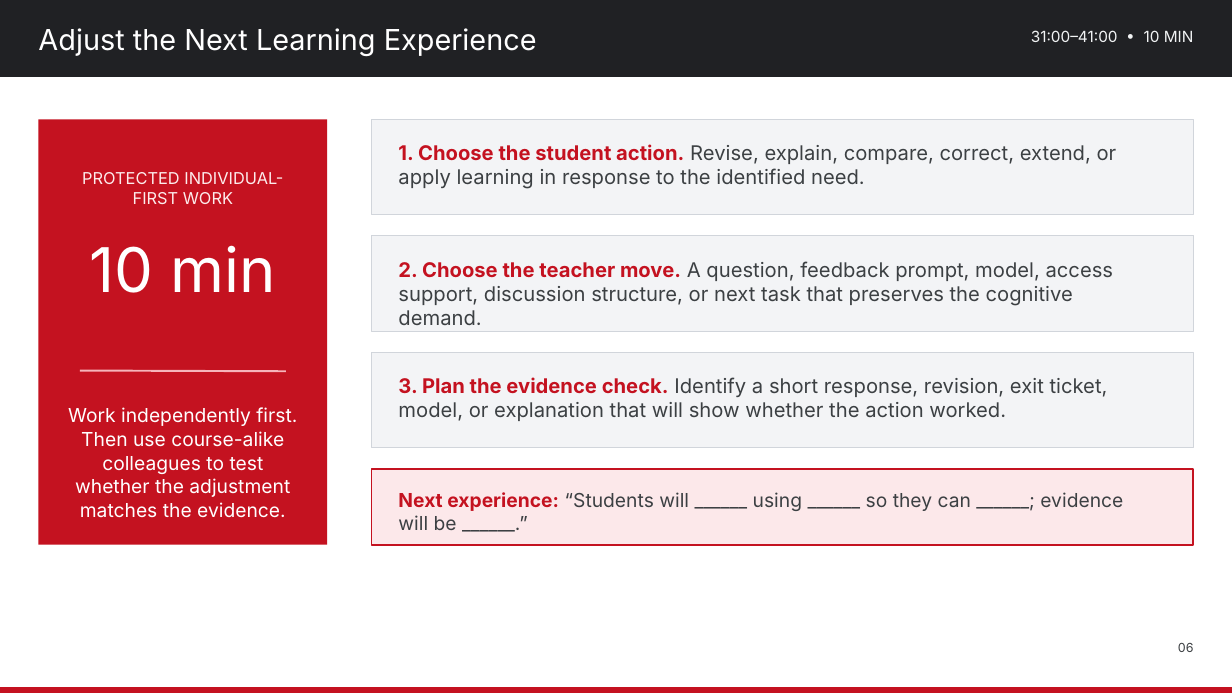
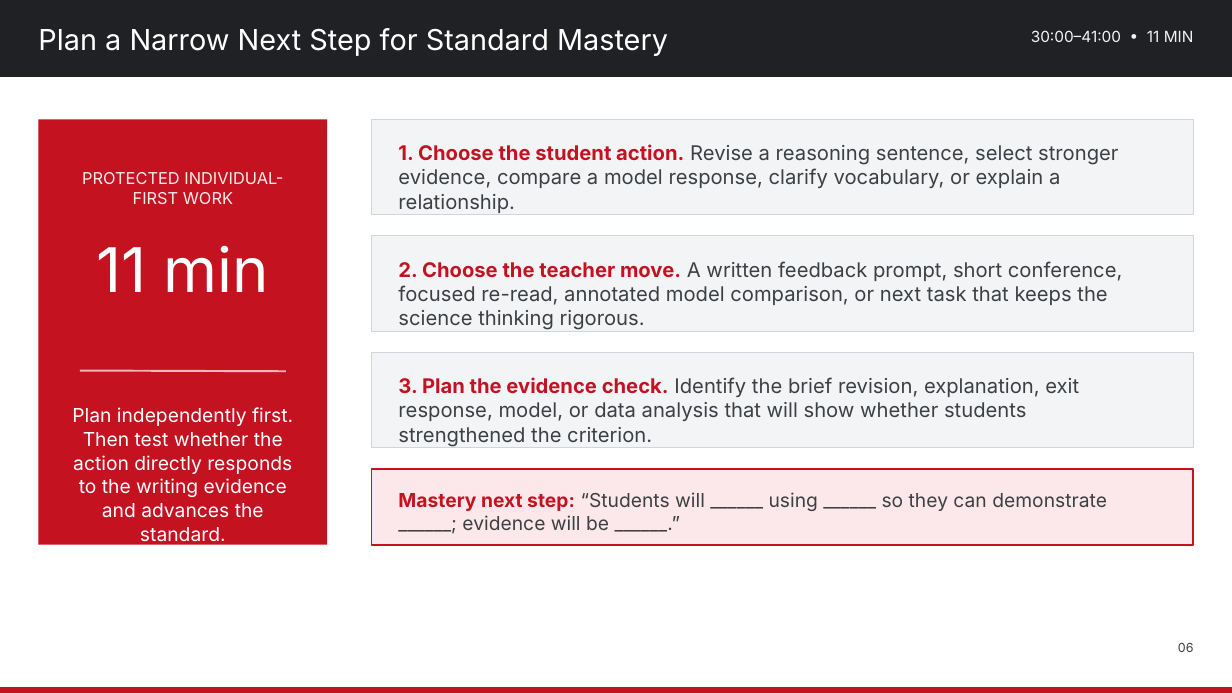
Before and after one commit to nbhs-science/nbhs-science, a slide deck: slide 6 of assets/plc/2026-10-30_Lesson_Internalization_Use_Student_Work_to_Adjust_Next_Learning_Experience.pptx. Drawn at 1232x693 pixels with LibreOffice and Linux fonts; fonts in the diff are those of the drawing. Boxes give left, top, right and bottom in pixels: in the first picture for what was removed or moved away, otherwise in the second. Text is boxed around its words. In the diff, an @@ line names an element or a change of style, - is before the commit and + after.

Commit message:
Revise Oct. 26–30 science literacy materials
Replace all four agendas and editable decks; add the Biology HS-LS2-1 benchmark resource. The sequence now moves from teacher-as-student benchmark analysis to lesson planning, CUBS/CER strategy instruction, completed student writing, written feedback, and a standard-mastery next step.

```diff
--- a/assets/plc/2026-10-30_Lesson_Internalization_Use_Student_Work_to_Adjust_Next_Learning_Experience.pptx
+++ b/assets/plc/2026-10-30_Lesson_Internalization_Use_Student_Work_to_Adjust_Next_Learning_Experience.pptx
@@ text at [38,28,668,56]: text changed @@
-Adjust the Next Learning Experience
+Plan a Narrow Next Step for Standard Mastery
@@ text at [1031,30,1194,42]: text changed @@
-31:00–41:00 • 10 MIN
+30:00–41:00 • 11 MIN
@@ text at [398,144,1118,188]: text changed @@
-1. Choose the student action. Revise, explain, compare, correct, extend, or apply learning in response to the identified need.
+1. Choose the student action. Revise a reasoning sentence, select stronger evidence, compare a model response, clarify vocabulary, or explain a relationship.
@@ text at [97,245,269,292]: text changed @@
-10 min
+11 min
@@ text at [398,261,1122,330]: text changed @@
-2. Choose the teacher move. A question, feedback prompt, model, access support, discussion structure, or next task that preserves the cognitive demand.
+2. Choose the teacher move. A written feedback prompt, short conference, focused re-read, annotated model comparison, or next task that keeps the science thinking rigorous.
@@ text at [398,377,1079,447]: text changed @@
-3. Plan the evidence check. Identify a short response, revision, exit ticket, model, or explanation that will show whether the action worked.
+3. Plan the evidence check. Identify the brief revision, explanation, exit response, model, or data analysis that will show whether students strengthened the criterion.
@@ text at [72,407,293,546]: text changed @@
-Work independently first. Then use course-alike colleagues to test whether the adjustment matches the evidence.
+Plan independently first. Then test whether the action directly responds to the writing evidence and advances the standard.
@@ text at [398,492,1107,530]: text changed @@
-Next experience: “Students will ______ using ______ so they can ______; evidence will be ______.”
+Mastery next step: “Students will ______ using ______ so they can demonstrate ______; evidence will be ______.”
```
Also in this commit, not shown: 5 other slides changed, 1 slide added, 1 slide removed, 8 other files.
